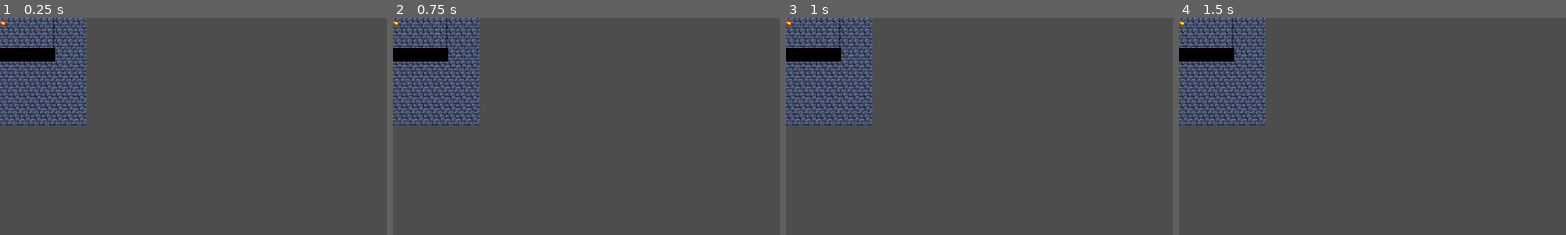
Above: before the commit, frames 1-4 (left to right).
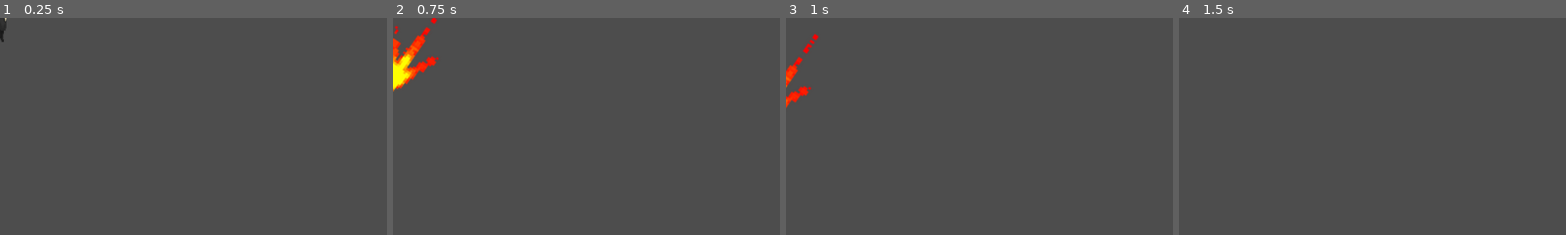
Above: after the commit, the same moments.

Repository: brtkglnski/edge-runner
Game: Godot game, scene res://mob.tscn
Same seed, same stepped clock (60 frames per second), same inputs: the game is played once before the commit and once after it. Before the commit the project starts from res://node_2d.tscn.
Inputs:
- Up to frame 1 (0.25 s): no input
- Up to frame 2 (0.75 s): tap Enter at 0.5 s; hold D (right) from 0.53 s (still down)
- Up to frame 3 (1 s): keep holding D (right)
- Up to frame 4 (1.5 s): release D (right) at 1.28 s; hold S (down) from 1.28 s (still down)
The pictures show only the part of the screen within x 0-50%, y 0-50%; the shares and areas given below are measured in that part.

The runs differ from the first frame. In frame 1, 9.8% of the frame differs, in the area x 0-23%, y 0-50%; in frame 2, 10%; in frame 3, 9.9%; in frame 4, 9.8%.

Commit message:
funkcjonalnosc

Diff:
--- a/edge-runner/mob.tscn
+++ b/edge-runner/mob.tscn
@@ -1,15 +1,64 @@
-[gd_scene load_steps=5 format=3 uid="uid://3evl0umasdj7"]
+[gd_scene load_steps=5 format=3 uid="uid://dojgkitpq1ml1"]
 
-[ext_resource type="PackedScene" uid="uid://d36d8erofqqi6" path="res://player.tscn" id="1_pghex"]
-[ext_resource type="PackedScene" path="res://skillshot.tscn" id="2_ja6sp"]
+[ext_resource type="PackedScene" uid="uid://c8lfmcflrcsld" path="res://player.tscn" id="1_pghex"]
+[ext_resource type="PackedScene" uid="uid://bmc1chmkmd245" path="res://skillshot.tscn" id="2_ja6sp"]
 
 [sub_resource type="GDScript" id="GDScript_fwfer"]
 script/source = "extends Node2D
 
 
 
-@export var mob_scene: PackedScene
+@export var mob: PackedScene
 var score
+
+
+func _ready():
+	new_game()
+
+
+func game_over():
+	$ScoreTimer.stop()
+	$MobTimer.stop()
+
+func new_game():
+	score = 0
+	$Player.start($StartPosition.position)
+	$StartTimer.start()
+
+
+func _on_mob_timer_timeout() -> void:
+# Create a new instance of the Mob scene.
+	var mob = mob.instantiate()
+
+	# Choose a random location on Path2D.
+	var mob_spawn_location = $MobPath/mobSpawnLocation
+	mob_spawn_location.progress_ratio = randf()
+
+	# Set the mob's direction perpendicular to the path direction.
+	var direction = mob_spawn_location.rotation + PI / 2
+
+	# Set the mob's position to a random location.
+	mob.position = mob_spawn_location.position
+
+	# Add some randomness to the direction.
+	direction += randf_range(-PI / 4, PI / 4)
+	mob.rotation = direction
+
+	# Choose the velocity for the mob.
+	var velocity = Vector2(randf_range(150.0, 250.0), 0.0)
+	mob.linear_velocity = velocity.rotated(direction)
+
+	# Spawn the mob by adding it to the Main scene.
+	add_child(mob)
+
+func _on_score_timer_timeout():
+	score += 1
+	$MobTimer.start()
+	$ScoreTimer.start()
+
+func _on_start_timer_timeout() -> void:
+	pass # Replace with function body.
+
 "
 
 [sub_resource type="Curve2D" id="Curve2D_rj2s4"]
@@ -20,12 +69,15 @@
 
 [node name="Main" type="Node2D"]
 script = SubResource("GDScript_fwfer")
+mob = ExtResource("2_ja6sp")
+
+[node name="Player" parent="." instance=ExtResource("1_pghex")]
 
 [node name="StartPosition" type="Marker2D" parent="."]
-position = Vector2(240, 450)
 
 [node name="MobTimer" type="Timer" parent="."]
 wait_time = 0.5
+autostart = true
 
 [node name="ScoreTimer" type="Timer" parent="."]
 
@@ -38,8 +90,7 @@
 
 [node name="mobSpawnLocation" type="PathFollow2D" parent="MobPath"]
 
-[node name="Player" parent="." instance=ExtResource("1_pghex")]
-visible = false
-
-[node name="Skillshot" parent="." instance=ExtResource("2_ja6sp")]
-position = Vector2(63, 27)
+[connection signal="hit" from="Player" to="." method="game_over"]
+[connection signal="timeout" from="MobTimer" to="." method="_on_mob_timer_timeout"]
+[connection signal="timeout" from="ScoreTimer" to="." method="_on_score_timer_timeout"]
+[connection signal="timeout" from="StartTimer" to="." method="_on_start_timer_timeout"]
--- a/edge-runner/node_2d.tscn
+++ b/edge-runner/node_2d.tscn
@@ -1,12 +1,8 @@
-[gd_scene load_steps=8 format=4 uid="uid://d1fdplshirsgf"]
+[gd_scene load_steps=6 format=4 uid="uid://d1fdplshirsgf"]
 
-[ext_resource type="Texture2D" uid="uid://c32ihkuvkmvxq" path="res://Ground.png" id="2_jpvk3"]
 [ext_resource type="Texture2D" uid="uid://bgp6drspc5mn2" path="res://tilesets/walls/walls.png" id="3_r8uvi"]
-[ext_resource type="PackedScene" uid="uid://d36d8erofqqi6" path="res://player.tscn" id="4_0ppor"]
-[ext_resource type="PackedScene" uid="uid://3evl0umasdj7" path="res://mob.tscn" id="4_dtjys"]
-
-[sub_resource type="RectangleShape2D" id="RectangleShape2D_1tm15"]
-size = Vector2(165, 20)
+[ext_resource type="PackedScene" uid="uid://c8lfmcflrcsld" path="res://player.tscn" id="4_0ppor"]
+[ext_resource type="PackedScene" uid="uid://dojgkitpq1ml1" path="res://mob.tscn" id="4_dtjys"]
 
 [sub_resource type="TileSetAtlasSource" id="TileSetAtlasSource_cd6y2"]
 resource_name = "<null>"
@@ -49,18 +45,6 @@
 
 [node name="main scene" type="Node2D"]
 
-[node name="StaticBody2D" type="StaticBody2D" parent="."]
-position = Vector2(0, 54)
-
-[node name="CollisionShape2D" type="CollisionShape2D" parent="StaticBody2D"]
-position = Vector2(0, 1)
-shape = SubResource("RectangleShape2D_1tm15")
-
-[node name="Sprite2D" type="Sprite2D" parent="StaticBody2D/CollisionShape2D"]
-position = Vector2(1.19209e-07, 0)
-scale = Vector2(1.28906, 0.15625)
-texture = ExtResource("2_jpvk3")
-
 [node name="ParallaxBackground" type="ParallaxBackground" parent="."]
 
 [node name="ParallaxLayer" type="ParallaxLayer" parent="ParallaxBackground"]
@@ -72,3 +56,4 @@
 [node name="mob" parent="." instance=ExtResource("4_dtjys")]
 
 [node name="player" parent="." instance=ExtResource("4_0ppor")]
+script = null
--- a/edge-runner/player.tscn
+++ b/edge-runner/player.tscn
@@ -1,16 +1,52 @@
-[gd_scene load_steps=5 format=3 uid="uid://d36d8erofqqi6"]
+[gd_scene load_steps=20 format=3 uid="uid://c8lfmcflrcsld"]
 
 [ext_resource type="Script" path="res://player.gd" id="1_mjl1n"]
-[ext_resource type="Texture2D" uid="uid://faxynxdopgbx" path="res://characterSprite.png" id="1_mmnm2"]
+[ext_resource type="Texture2D" uid="uid://bfsvu44263rta" path="res://pixil-frame-0-0.png" id="2_p4dgr"]
+[ext_resource type="Texture2D" uid="uid://bxy858x62pdkl" path="res://pixil-frame-1-1.png" id="3_du7go"]
+[ext_resource type="Texture2D" uid="uid://e5i44laws4ld" path="res://pixil-frame-0.png" id="3_u5v77"]
+[ext_resource type="Texture2D" uid="uid://bsoya38sl42lj" path="res://pixil-frame-1.png" id="4_fedeg"]
+[ext_resource type="Texture2D" uid="uid://bq2214qta7h5q" path="res://pixil-frame-2-2.png" id="4_uo0iy"]
+[ext_resource type="Texture2D" uid="uid://oembm4etmc6p" path="res://pixil-frame-2.png" id="5_6l11x"]
+[ext_resource type="Texture2D" uid="uid://mm8uyg4g0unm" path="res://pixil-frame-3-3.png" id="5_dcjnk"]
+[ext_resource type="Texture2D" uid="uid://deyrfo4qa3krp" path="res://pixil-frame-5-5.png" id="6_5wbmd"]
+[ext_resource type="Texture2D" uid="uid://dt066e6dm2bl2" path="res://pixil-frame-3.png" id="6_70qp5"]
+[ext_resource type="Texture2D" uid="uid://wdiomus7ya2b" path="res://pixil-frame-4.png" id="7_c8wdl"]
+[ext_resource type="Texture2D" uid="uid://tc1tl1db7vmx" path="res://pixil-frame-6-6.png" id="7_hw5o8"]
+[ext_resource type="Texture2D" uid="uid://exr113lmfbut" path="res://pixil-frame-4-4.png" id="8_kmlmh"]
+[ext_resource type="Texture2D" uid="uid://1lsbuevan80t" path="res://pixil-frame-5.png" id="8_o4a3g"]
+[ext_resource type="Texture2D" uid="uid://fyr7e737xujl" path="res://pixil-frame-7-7.png" id="9_db8sf"]
+[ext_resource type="Texture2D" uid="uid://c05urbd0tngo4" path="res://pixil-frame-6.png" id="9_dlfk1"]
+[ext_resource type="Texture2D" uid="uid://b1ph1a2lsr0aj" path="res://pixil-frame-7.png" id="10_s3wl4"]
 
 [sub_resource type="RectangleShape2D" id="RectangleShape2D_8irit"]
-size = Vector2(22, 27)
+size = Vector2(3.78098, 11.0141)
 
 [sub_resource type="SpriteFrames" id="SpriteFrames_2237p"]
 animations = [{
 "frames": [{
 "duration": 1.0,
-"texture": ExtResource("1_mmnm2")
+"texture": ExtResource("3_u5v77")
+}, {
+"duration": 1.0,
+"texture": ExtResource("4_fedeg")
+}, {
+"duration": 1.0,
+"texture": ExtResource("9_dlfk1")
+}, {
+"duration": 1.0,
+"texture": ExtResource("7_c8wdl")
+}, {
+"duration": 1.0,
+"texture": ExtResource("6_70qp5")
+}, {
+"duration": 1.0,
+"texture": ExtResource("8_o4a3g")
+}, {
+"duration": 1.0,
+"texture": ExtResource("5_6l11x")
+}, {
+"duration": 1.0,
+"texture": ExtResource("10_s3wl4")
 }],
 "loop": true,
 "name": &"up",
@@ -18,7 +54,28 @@
 }, {
 "frames": [{
 "duration": 1.0,
-"texture": ExtResource("1_mmnm2")
+"texture": ExtResource("2_p4dgr")
+}, {
+"duration": 1.0,
+"texture": ExtResource("8_kmlmh")
+}, {
+"duration": 1.0,
+"texture": ExtResource("4_uo0iy")
+}, {
+"duration": 1.0,
+"texture": ExtResource("5_dcjnk")
+}, {
+"duration": 1.0,
+"texture": ExtResource("7_hw5o8")
+}, {
+"duration": 1.0,
+"texture": ExtResource("3_du7go")
+}, {
+"duration": 1.0,
+"texture": ExtResource("6_5wbmd")
+}, {
+"duration": 1.0,
+"texture": ExtResource("9_db8sf")
 }],
 "loop": true,
 "name": &"walk",
@@ -26,15 +83,20 @@
 }]
 
 [node name="Area2D" type="Area2D"]
+position = Vector2(117, 36)
+scale = Vector2(6.08309, 6.08309)
 script = ExtResource("1_mjl1n")
+metadata/_edit_group_ = true
 
 [node name="CollisionShape2D" type="CollisionShape2D" parent="."]
-position = Vector2(0, 9.5)
+position = Vector2(-0.0821953, 0.246585)
+scale = Vector2(0.999999, 0.999999)
 shape = SubResource("RectangleShape2D_8irit")
 
 [node name="AnimatedSprite2D" type="AnimatedSprite2D" parent="."]
 scale = Vector2(0.195313, 0.195313)
 sprite_frames = SubResource("SpriteFrames_2237p")
 animation = &"up"
+frame_progress = 0.6178
 
 [connection signal="body_entered" from="." to="." method="_on_body_entered"]
--- a/edge-runner/project.godot
+++ b/edge-runner/project.godot
@@ -11,7 +11,7 @@
 [application]
 
 config/name="edge-runner"
-run/main_scene="res://node_2d.tscn"
+run/main_scene="res://mob.tscn"
 config/features=PackedStringArray("4.3", "Forward Plus")
 config/icon="res://icon.svg"
 
--- a/edge-runner/skillshot.tscn
+++ b/edge-runner/skillshot.tscn
@@ -1,8 +1,8 @@
-[gd_scene load_steps=7 format=3 uid="uid://ck5vka8knf5en"]
+[gd_scene load_steps=5 format=3 uid="uid://bmc1chmkmd245"]
 
 [ext_resource type="Texture2D" uid="uid://mdund1lng8me" path="res://arrow.png" id="1_1i412"]
 
-[sub_resource type="GDScript" id="GDScript_hv1cp"]
+[sub_resource type="GDScript" id="GDScript_5lfrh"]
 script/source = "extends RigidBody2D
 
 
@@ -11,73 +11,58 @@
 	$AnimatedSprite2D.play(mob_types[randi() % mob_types.size()])
 
 
-func _on_area_2d_area_entered(area: Area2D) :
-	print(\"Przegrales\")
+func _on_visible_on_screen_notifier_2d_screen_exited():
+	queue_free()
 
 
-func _on_area_2d_body_entered(body: Node2D) :
+func _on_visible_on_screen_enabler_2d_screen_exited() -> void:
 	pass # Replace with function body.
-
-
-func _on_visible_on_screen_notifier_2d_screen_exited():
-	queue_free()
 "
 
-[sub_resource type="SpriteFrames" id="SpriteFrames_wh76r"]
+[sub_resource type="SpriteFrames" id="SpriteFrames_4sve5"]
 animations = [{
 "frames": [{
 "duration": 1.0,
 "texture": ExtResource("1_1i412")
 }],
 "loop": true,
-"name": &"default",
-"speed": 5.0
+"name": &"fly",
+"speed": 3.0
+}, {
+"frames": [{
+"duration": 1.0,
+"texture": ExtResource("1_1i412")
+}],
+"loop": true,
+"name": &"swim",
+"speed": 3.0
+}, {
+"frames": [{
+"duration": 1.0,
+"texture": ExtResource("1_1i412")
+}],
+"loop": true,
+"name": &"walk",
+"speed": 3.0
 }]
 
-[sub_resource type="RectangleShape2D" id="RectangleShape2D_ks22n"]
-size = Vector2(10.3236, 7.10061)
+[sub_resource type="RectangleShape2D" id="RectangleShape2D_1jnx8"]
 
-[sub_resource type="GDScript" id="GDScript_3mups"]
-script/source = "extends VisibleOnScreenNotifier2D
-"
-
-[sub_resource type="RectangleShape2D" id="RectangleShape2D_xe7hs"]
-size = Vector2(48.5218, 43.381)
-
-[node name="Skillshot" type="Node2D"]
-
-[node name="Mob" type="RigidBody2D" parent="."]
-position = Vector2(-92, 27)
-rotation = -5.75958
+[node name="Mob" type="RigidBody2D"]
 collision_mask = 0
 gravity_scale = 0.0
-script = SubResource("GDScript_hv1cp")
+script = SubResource("GDScript_5lfrh")
 
-[node name="AnimatedSprite2D" type="AnimatedSprite2D" parent="Mob"]
-position = Vector2(0.114269, -57.8013)
-scale = Vector2(0.0961816, 0.116354)
-sprite_frames = SubResource("SpriteFrames_wh76r")
+[node name="AnimatedSprite2D" type="AnimatedSprite2D" parent="."]
+position = Vector2(-9, -8)
+sprite_frames = SubResource("SpriteFrames_4sve5")
+animation = &"fly"
 
-[node name="CollisionShape2D" type="CollisionShape2D" parent="Mob"]
-position = Vector2(2.84632, -57.0692)
-rotation = 2.80353
-shape = SubResource("RectangleShape2D_ks22n")
+[node name="CollisionShape2D" type="CollisionShape2D" parent="."]
+shape = SubResource("RectangleShape2D_1jnx8")
 
-[node name="Sprite2D" type="Sprite2D" parent="Mob/CollisionShape2D"]
+[node name="VisibleOnScreenEnabler2D" type="VisibleOnScreenEnabler2D" parent="."]
+position = Vector2(1.50001, -4)
+scale = Vector2(6.05, 2.5)
 
-[node name="VisibleOnScreenNotifier2D" type="VisibleOnScreenNotifier2D" parent="Mob"]
-position = Vector2(0.114262, -57.8013)
-scale = Vector2(2.16279, 1.78036)
-script = SubResource("GDScript_3mups")
-
-[node name="Area2D" type="Area2D" parent="Mob"]
-collision_layer = 7
-collision_mask = 7
-
-[node name="CollisionShape2D" type="CollisionShape2D" parent="Mob/Area2D"]
-position = Vector2(3.71234, -57.5693)
-shape = SubResource("RectangleShape2D_xe7hs")
-
-[connection signal="screen_exited" from="Mob/VisibleOnScreenNotifier2D" to="Mob" method="_on_visible_on_screen_notifier_2d_screen_exited"]
-[connection signal="area_entered" from="Mob/Area2D" to="Mob" method="_on_area_2d_area_entered"]
-[connection signal="body_entered" from="Mob/Area2D" to="Mob" method="_on_area_2d_area_entered"]
+[connection signal="screen_exited" from="VisibleOnScreenEnabler2D" to="." method="_on_visible_on_screen_enabler_2d_screen_exited"]
Binary file added: edge-runner/pixil-frame-0-0.png
Not shown, added: edge-runner/pixil-frame-0-0.png.import
Binary file added: edge-runner/pixil-frame-0.png
Not shown, added: edge-runner/pixil-frame-0.png.import
Binary file added: edge-runner/pixil-frame-1-1.png
Not shown, added: edge-runner/pixil-frame-1-1.png.import
Binary file added: edge-runner/pixil-frame-1.png
Not shown, added: edge-runner/pixil-frame-1.png.import
Binary file added: edge-runner/pixil-frame-2-2.png
Not shown, added: edge-runner/pixil-frame-2-2.png.import
Binary file added: edge-runner/pixil-frame-2.png
Not shown, added: edge-runner/pixil-frame-2.png.import
(and 20 more such lines)
